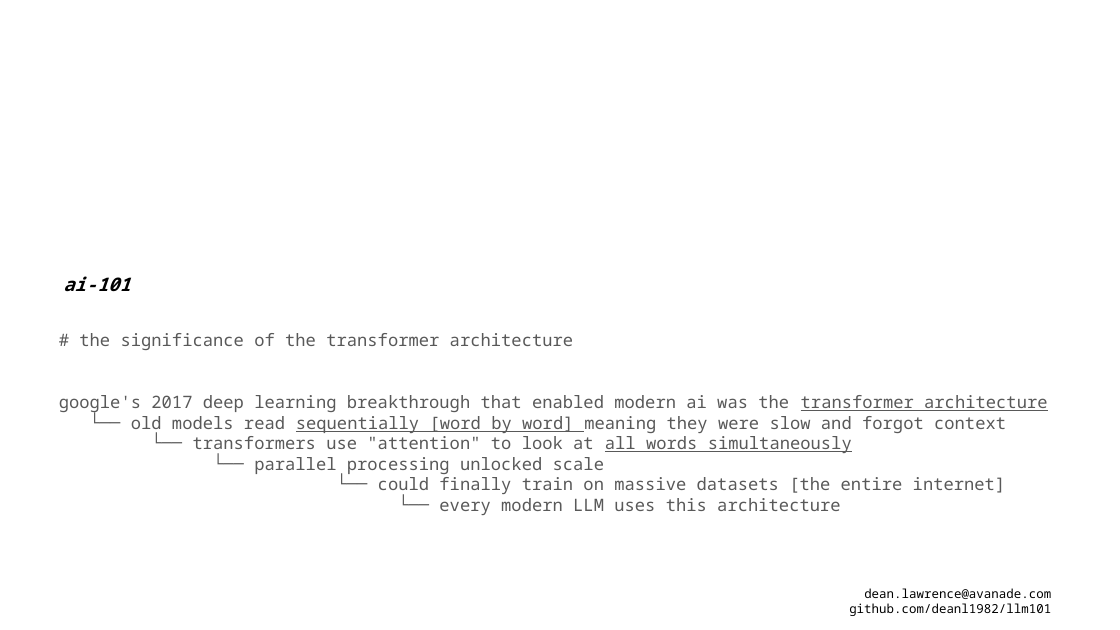
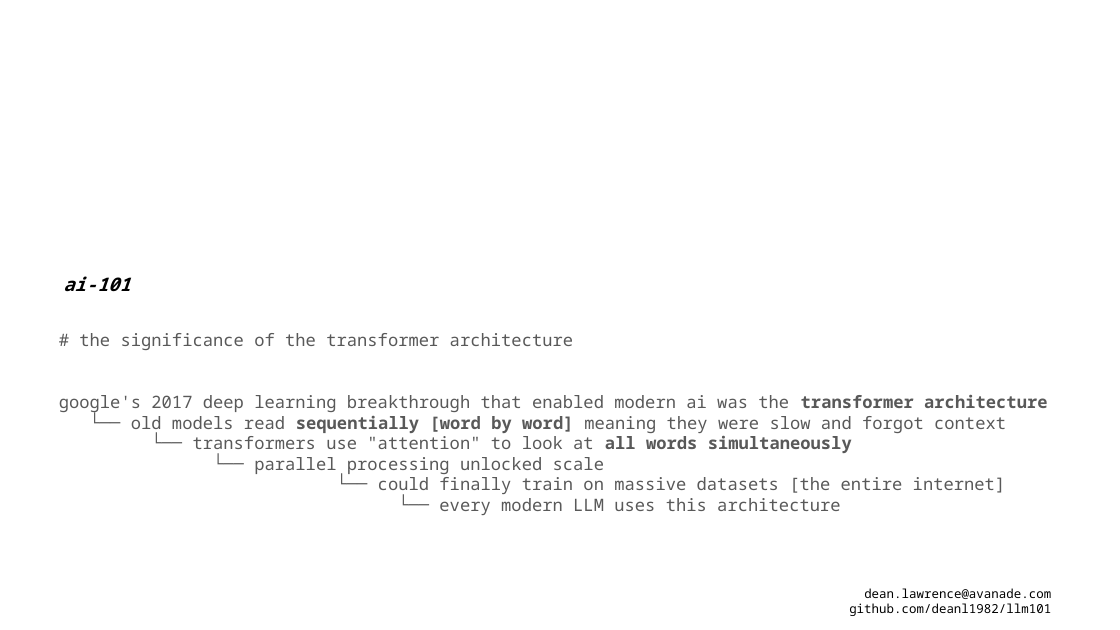
Before and after one commit to deanl1982/llm101, a slide deck: slide 4 of llm101.pptx. Drawn at 1120x630 pixels with LibreOffice and Linux fonts; fonts in the diff are those of the drawing. Boxes give left, top, right and bottom in pixels: in the first picture for what was removed or moved away, otherwise in the second. Text is boxed around its words. In the diff, an @@ line names an element or a change of style, - is before the commit and + after.

```diff
--- a/llm101.pptx
+++ b/llm101.pptx
@@ text at [59, 395, 1047, 454]: bold on, underline off in "transformer architecture", "sequentially [word by word]", "all words simultaneously" @@
```
Also in this commit, not shown: 6 other slides changed, 1 slide added.
